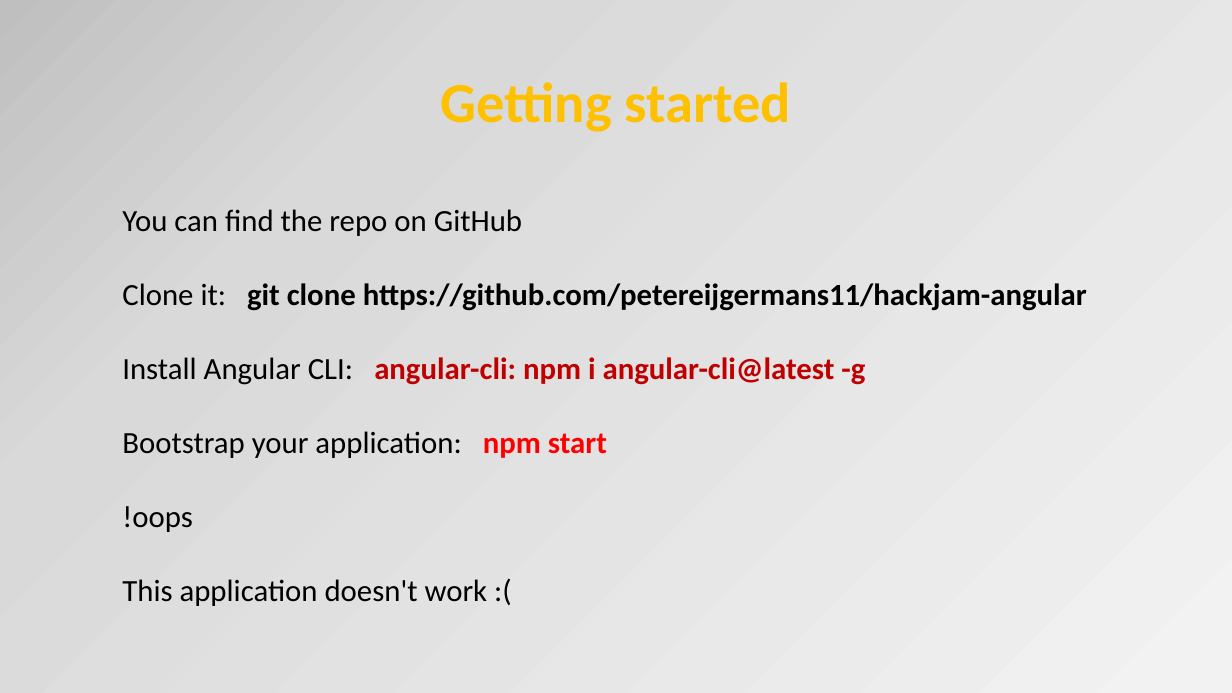
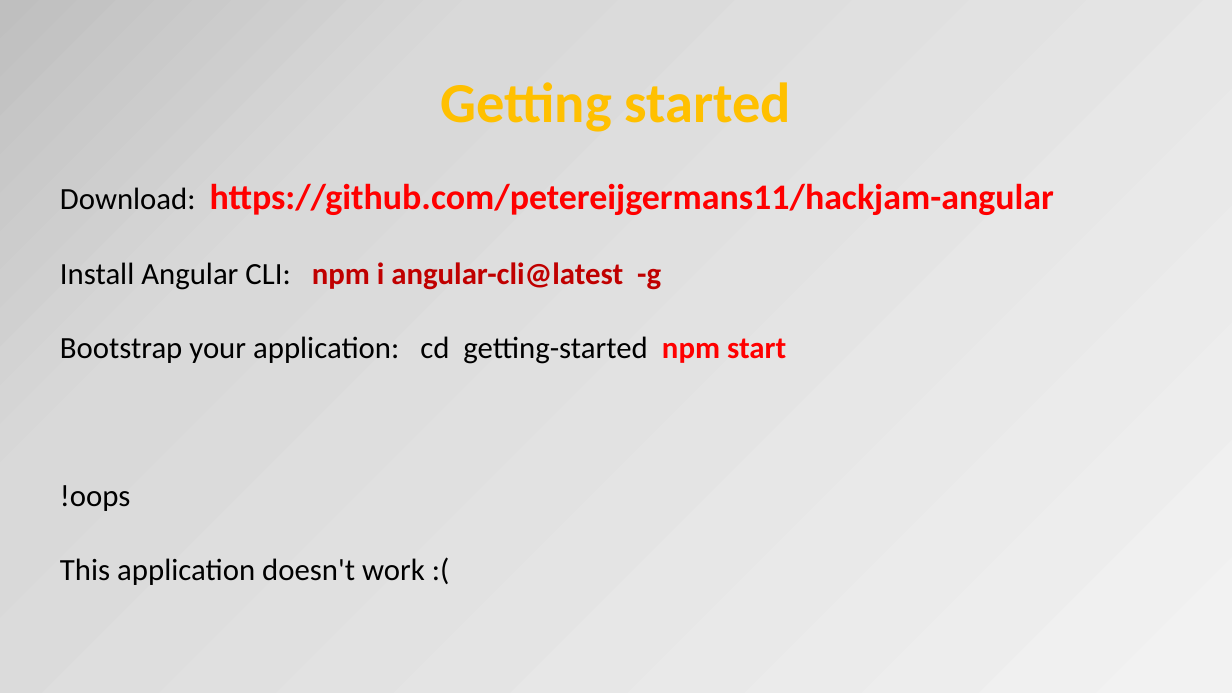
Before and after one commit to Ordina-JTech/hackjam-angular, a slide deck: slide 2 of Angular2.pptx. Drawn at 1232x693 pixels with LibreOffice and Linux fonts; fonts in the diff are those of the drawing. Boxes give left, top, right and bottom in pixels: in the first picture for what was removed or moved away, otherwise in the second. Text is boxed around its words. In the diff, an @@ line names an element or a change of style, - is before the commit and + after.

```diff
--- a/Angular2.pptx
+++ b/Angular2.pptx
@@ text "Download: https://github.com/petereijgermans11/hackjam-angul ...": place and size @@
-text "Download: https://github.com/petereijgermans11/hackjam-angul ..." at bbox=[122, 209, 1087, 606]
+text "Download: https://github.com/petereijgermans11/hackjam-angul ..." at bbox=[60, 183, 1054, 585]
@@ text at bbox=[60, 183, 1054, 364]: text changed @@
-You can find the repo on GitHub
-Clone it: git clone https://github.com/petereijgermans11/hackjam-angular
-Install Angular CLI: angular-cli: npm i angular-cli@latest -g
-Bootstrap your application: npm start
+Download: https://github.com/petereijgermans11/hackjam-angular
+Install Angular CLI: npm i angular-cli@latest -g
+Bootstrap your application: cd getting-started npm start
```
Also in this commit, not shown: 3 other slides changed.
